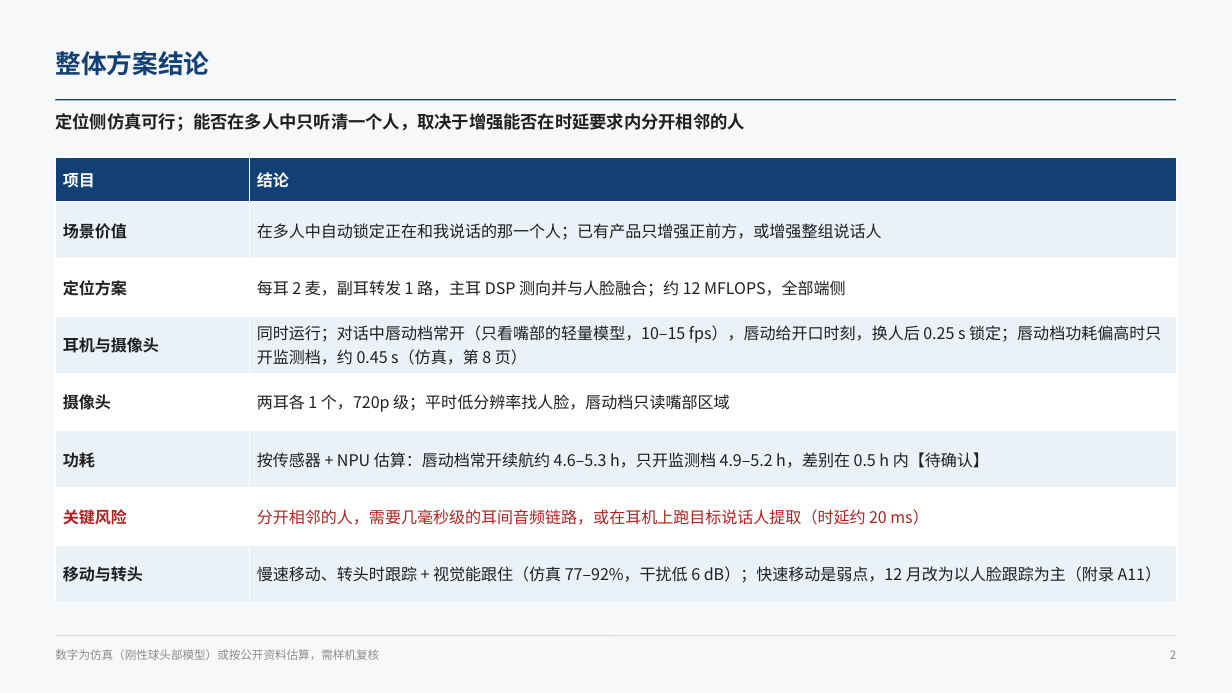
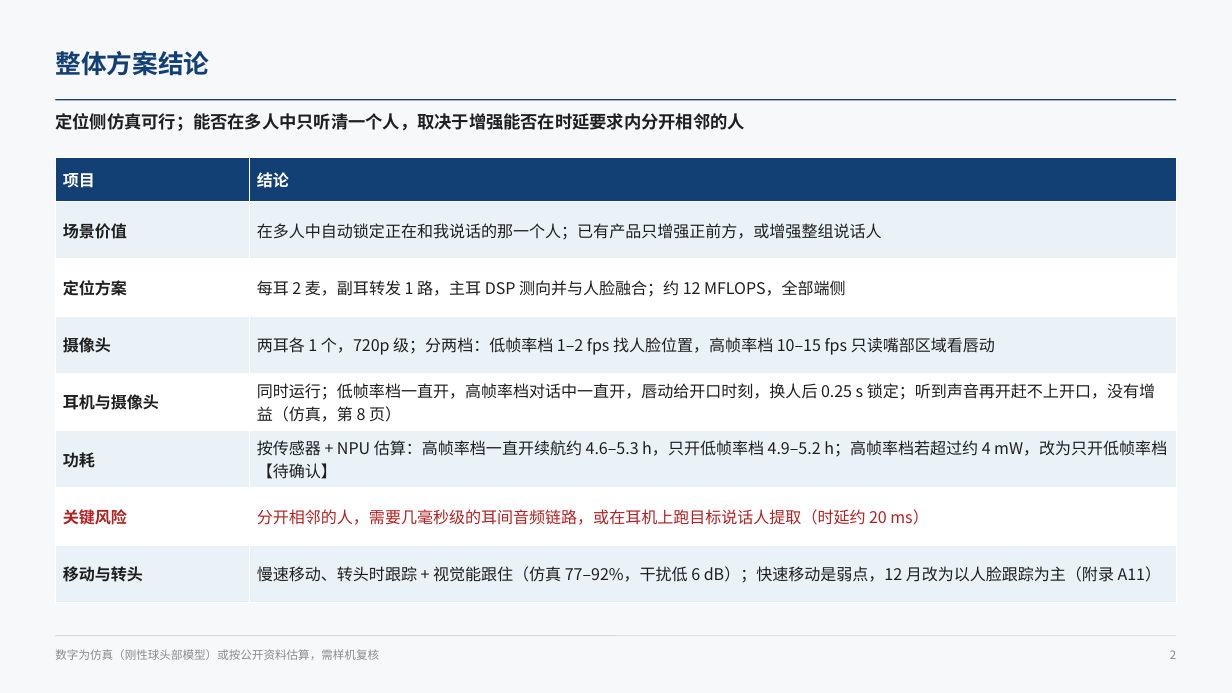
Before and after one commit to ZeroFoxxi/ssl-scene1, a slide deck: slide 2 of 02_耳机声源定位/耳机摄像头听觉辅助_整体设计方案.pptx. Drawn at 1232x693 pixels with LibreOffice and Linux fonts; fonts in the diff are those of the drawing. Boxes give left, top, right and bottom in pixels: in the first picture for what was removed or moved away, otherwise in the second. Text is boxed around its words. In the diff, an @@ line names an element or a change of style, - is before the commit and + after.

```diff
--- a/02_耳机声源定位/耳机摄像头听觉辅助_整体设计方案.pptx
+++ b/02_耳机声源定位/耳机摄像头听觉辅助_整体设计方案.pptx
@@ table at (x1=55, y1=157, x2=1177, y2=587) @@
-row 4, column 1: 耳机与摄像头
+row 4, column 1: 摄像头
-row 4, column 2: 同时运行；对话中唇动档常开（只看嘴部的轻量模型，10–15 fps），唇动给开口时刻，换人后 0.25 s 锁定；唇动档功耗偏高时只开监测档，约 0.45 s（仿真，第 8 页）
+row 4, column 2: 两耳各 1 个，720p 级；分两档：低帧率档 1–2 fps 找人脸位置，高帧率档 10–15 fps 只读嘴部区域看唇动
-row 5, column 1: 摄像头
+row 5, column 1: 耳机与摄像头
-row 5, column 2: 两耳各 1 个，720p 级；平时低分辨率找人脸，唇动档只读嘴部区域
+row 5, column 2: 同时运行；低帧率档一直开，高帧率档对话中一直开，唇动给开口时刻，换人后 0.25 s 锁定；听到声音再开赶不上开口，没有增益（仿真，第 8 页）
-row 6, column 2: 按传感器 + NPU 估算：唇动档常开续航约 4.6–5.3 h，只开监测档 4.9–5.2 h，差别在 0.5 h 内【待确认】
+row 6, column 2: 按传感器 + NPU 估算：高帧率档一直开续航约 4.6–5.3 h，只开低帧率档 4.9–5.2 h；高帧率档若超过约 4 mW，改为只开低帧率档【待确认】
```
Also in this commit, not shown: 10 other slides changed, 1 slide added, 12 other files.
